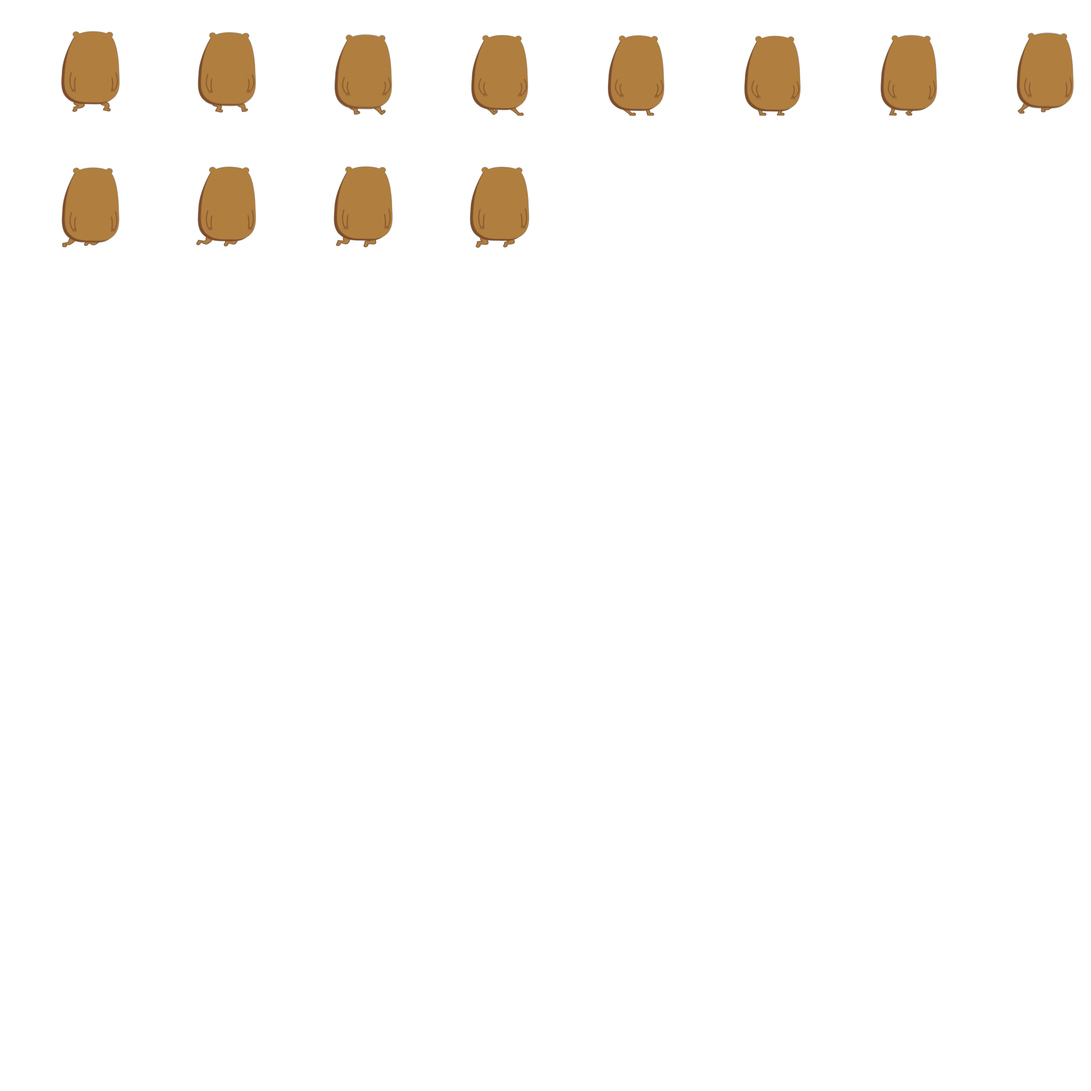
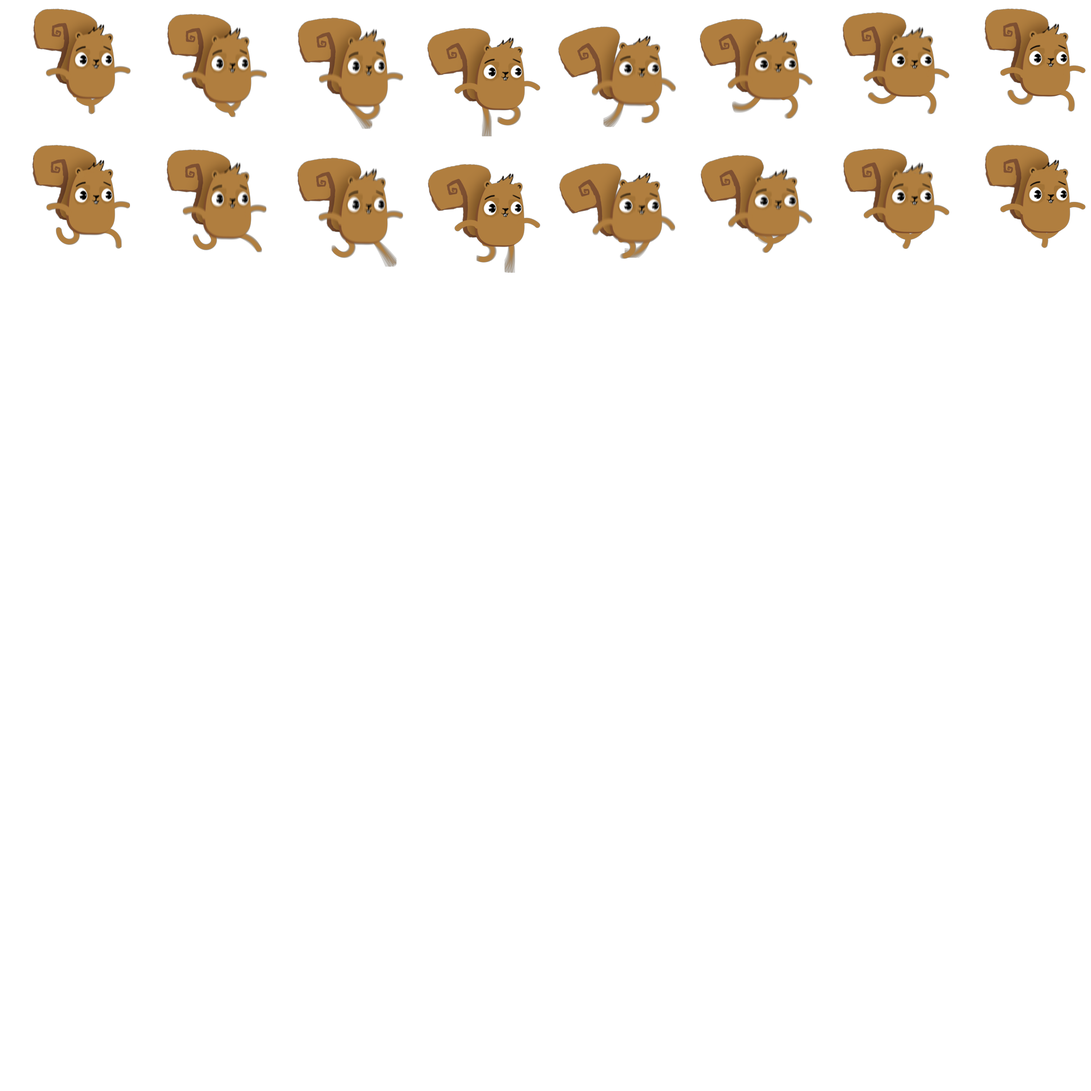
Layers edited between the first and the second 1091x1091 image:
added layer "out.016" above "out.015" over [984,144,1087,249]
added layer "out.015" above "out.014" over [843,148,950,250]
added layer "out.014" above "out.013" over [700,155,813,254]
added layer "out.013" above "out.012" over [559,163,676,260]
added layer "out.012" above "out.011" over [427,164,541,273]
added layer "out.011" above "out.010" over [297,157,404,268]
added layer "out.010" above "out.009" over [166,149,267,253]
added layer "out.009" above "out.008" over [31,144,131,249]
added layer "out.008" above "out.007" over [984,8,1087,112]
added layer "out.007" above "out.006" over [843,12,950,115]
added layer "out.006" above "out.005" over [699,18,813,120]
added layer "out.005" above "out.004" over [558,26,677,128]
added layer "out.004" above "out.003" over [427,27,541,137]
added layer "out.003" above "out.002" over [297,17,404,129]
added layer "out.002" above "out.001" over [167,13,268,118]
added layer "out.001" above "old" over [33,8,131,115]
moved "run.003" into group "old" over [334,33,393,116]
moved "run.002" into group "old" over [197,31,257,113]
moved "run.001" into group "old" over [60,30,120,113]
moved "run.012" into group "old" over [469,166,530,249]
moved "run.011" into group "old" over [333,166,394,248]
moved "run.010" into group "old" over [195,166,257,247]
moved "run.008" into group "old" over [1016,31,1075,115]
moved "run.007" into group "old" over [880,34,939,117]
…and 4 more changes (4 stack)
